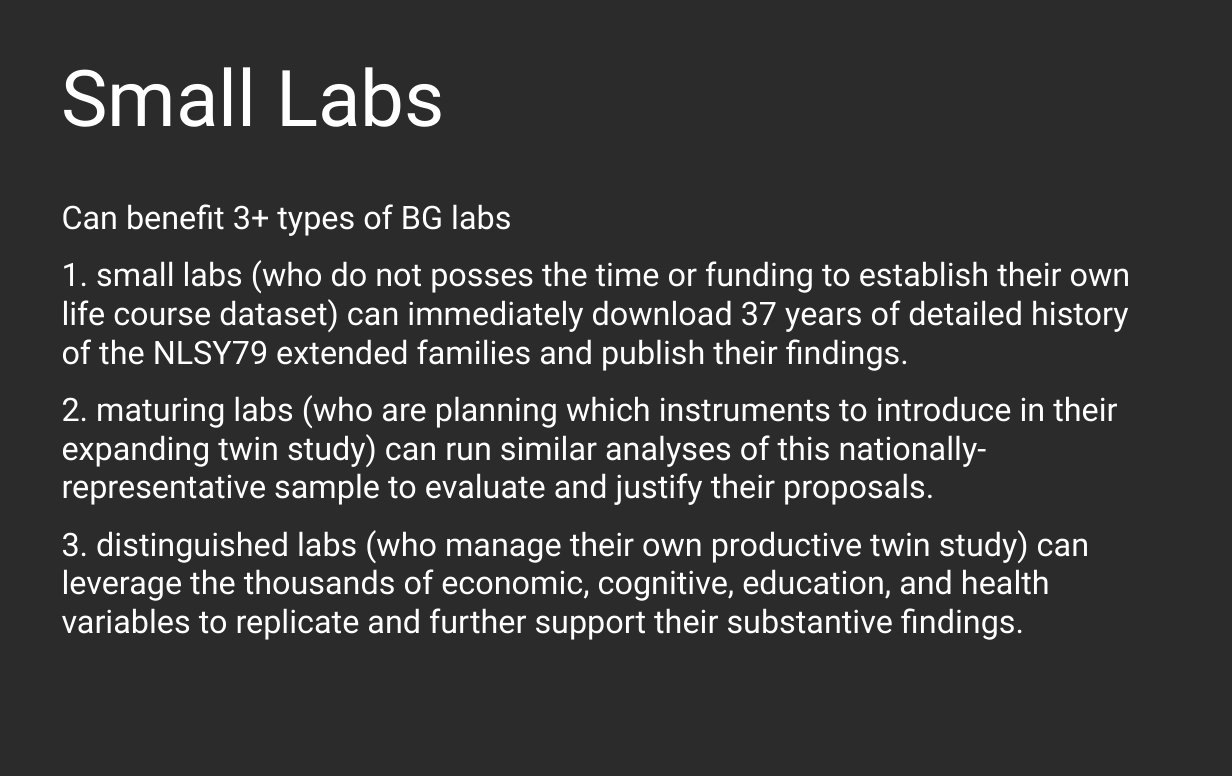
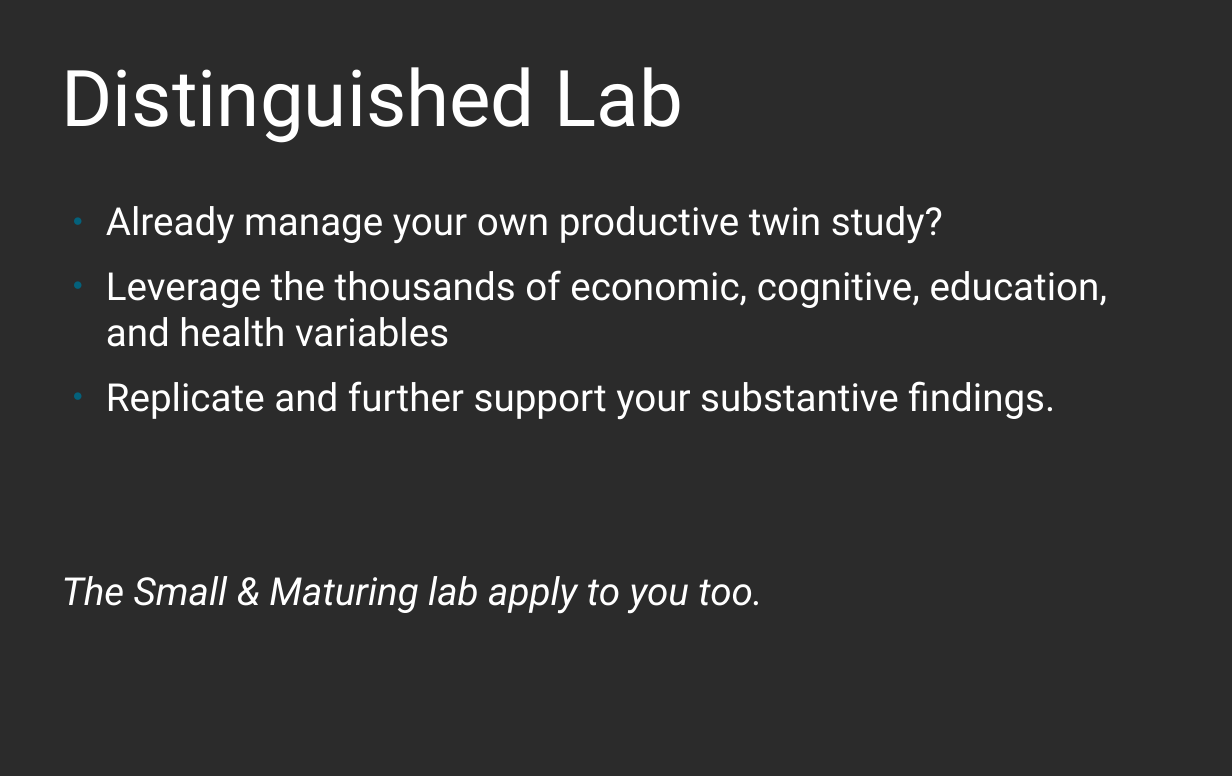
Before and after one commit to nlsy-links/nlsy-links-determination-2017, a slide deck: slide 8 of documentation/publications/2019-stockholm/beasley-2019-bga-stockholm.odp (slide 7 before the commit). Drawn at 1232x776 pixels with LibreOffice and Linux fonts; fonts in the diff are those of the drawing; background and template pictures are left out; a plain dark background stands for a picture behind light text. Boxes give left, top, right and bottom in pixels: in the first picture for what was removed or moved away, otherwise in the second. Text is boxed around its words. In the diff, an @@ line names an element or a change of style, - is before the commit and + after.

```diff
--- a/documentation/publications/2019-stockholm/beasley-2019-bga-stockholm.odp
+++ b/documentation/publications/2019-stockholm/beasley-2019-bga-stockholm.odp
@@ title at box(62, 67, 682, 143): text changed @@
-Small Labs
+Distinguished Lab
@@ text at box(62, 206, 1108, 614): text changed; size 24.8 to 29.6 pt @@
-Can benefit 3+ types of BG labs
-1. small labs (who do not posses the time or funding to establish their own life course dataset) can immediately download 37 years of detailed history of the NLSY79 extended families and publish their findings.
-2. maturing labs (who are planning which instruments to introduce in their expanding twin study) can run similar analyses of this nationally-representative sample to evaluate and justify their proposals.
-3. distinguished labs (who manage their own productive twin study) can leverage the thousands of economic, cognitive, education, and health variables to replicate and further support their substantive findings.
+● Already manage your own productive twin study?
+● Leverage the thousands of economic, cognitive, education, and health variables
+● Replicate and further support your substantive findings.
+The Small & Maturing lab apply to you too.
```
Also in this commit, not shown: 3 other slides changed, 2 slides added, 1 slide removed.
